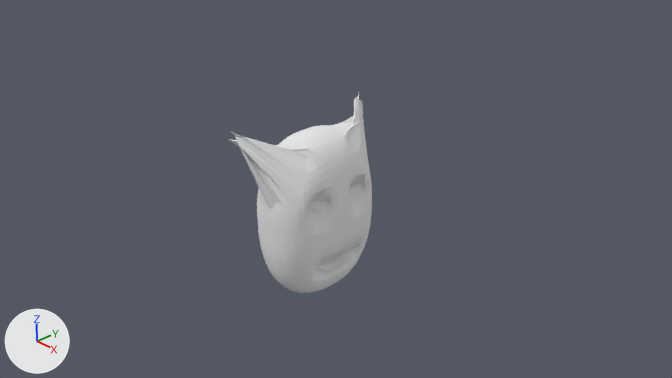
Renders of the Blender file models/carcass1.blend from each side of a commit.
Rendered twice from the file's camera 'Camera'. Arrows for +X, +Y and +Z are at lower left; the lights stay in place.

The scene before the commit, as lines of its bpy script (objects in view):
```python
me_cube = bpy.data.meshes.new('Cube')
me_cube.from_pydata(...)  # 1538 vertices, 1536 faces; spans x -1.55..1.55, y -2.0..2.0, z -1.85..1.55
me_cube.materials.append(mat_material)  # white #e7e7e7
ob_cube = bpy.data.objects.new('Cube', me_cube)
ob_cube.location = (0.0, 0.0, 0.0)
ob_cube.scale = (0.427, 0.693, -0.954)
```
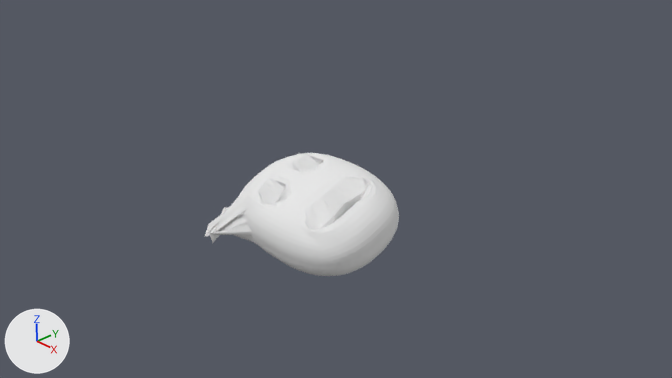
Location of each change, (x1, y1, x2, y2) in pixels of the pictures (672 x 378 px; the box of a moved part takes in the faces that stretch with it):
'Cube', reshaped, turned
    before: (228, 93, 372, 293)
    after: (204, 153, 399, 276)
part 1 of me_cube, moved or reshaped
    before: (292, 225, 370, 292)
    after: (288, 168, 389, 249)
part 2 of me_cube, moved or reshaped (not visible afterwards)
    before: (329, 93, 369, 170)
part 3 of me_cube, moved or reshaped
    before: (228, 131, 308, 211)
    after: (204, 190, 256, 243)

What the commit changed:
me_cube is used by ob_cube; location (0.0, 0.0, 0.0); scale (0.427, 0.693, -0.954).
me_cube had 1538 vertices, 1536 faces and spanned x -1.55..1.55, y -2.0..2.0, z -1.85..1.55.
me_cube now has 1538 vertices, 1536 faces and spans x -1.55..1.55, y -2.0..2.0, z -1.94..1.55.
me_cube part 1: 106 of 1538 vertices moved; they spanned x 0.76..1.34, y -1.21..1.21, z 0.56..1.29 and now span x 0.76..1.34, y -1.21..1.21, z 0.55..1.29; mean shift (0.0, 0.0, -0.02); largest move (1.05, -0.66, 0.87) -> (1.06, -0.93, 0.86).
me_cube part 2: 53 of 1538 vertices moved; they spanned x -0.66..0.18, y 1.2..1.94, z -1.76..-1.07 and now span x -0.65..0.28, y 1.2..1.93, z -1.94..-1.09; mean shift (0.16, -0.09, -0.07); largest move (-0.5, 1.64, -1.4) -> (0.2, 1.27, -1.62).
me_cube part 3: 53 of 1538 vertices moved; they spanned x -0.66..0.18, y -1.94..-1.2, z -1.76..-1.07 and now span x -0.65..0.28, y -1.93..-1.2, z -1.94..-1.09; mean shift (0.16, 0.09, -0.07); largest move (-0.5, -1.64, -1.4) -> (0.19, -1.27, -1.62).
Object 'Cube' (ob_cube) turns from (0, 0, 0) to (91, -72, -91) degrees about x, y and z.
